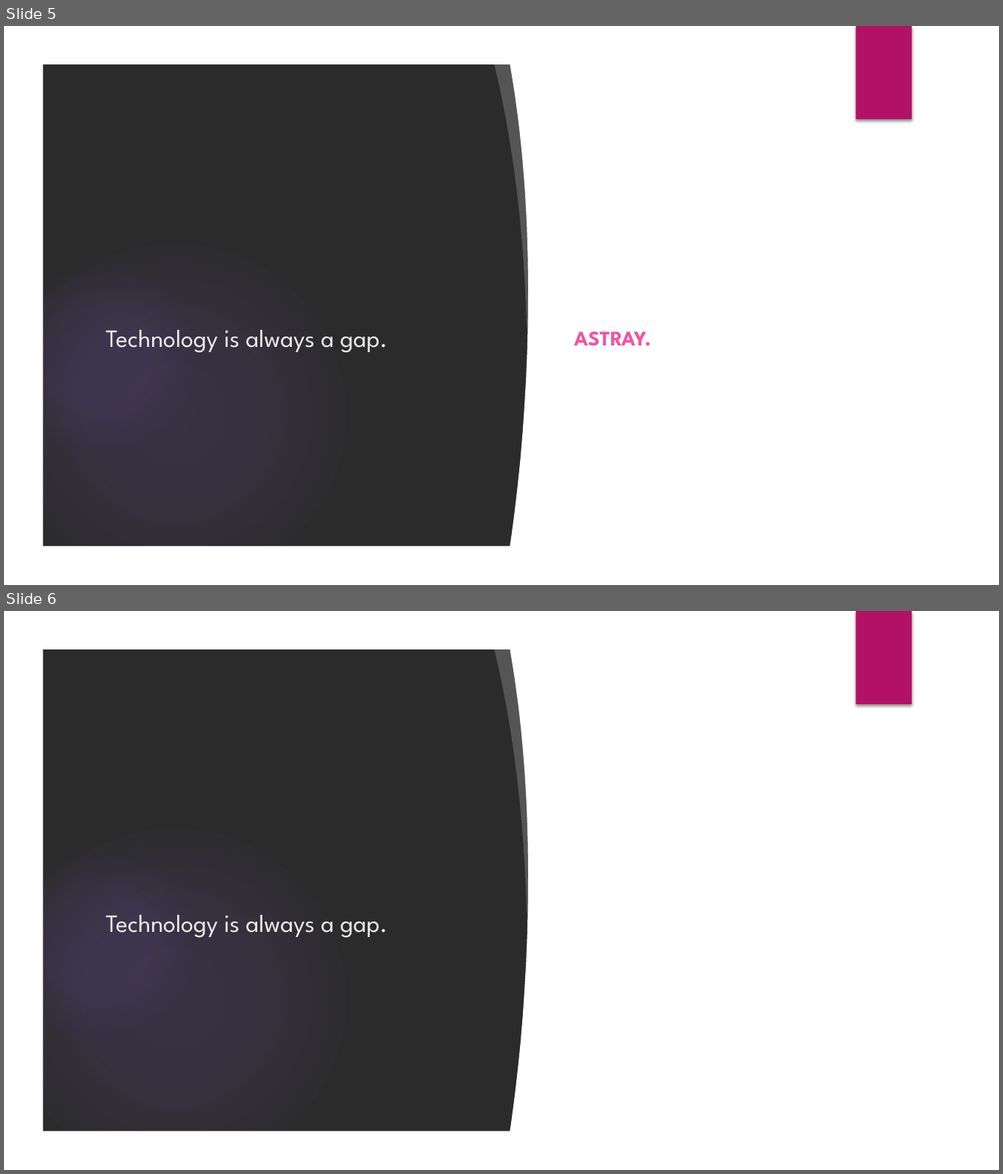
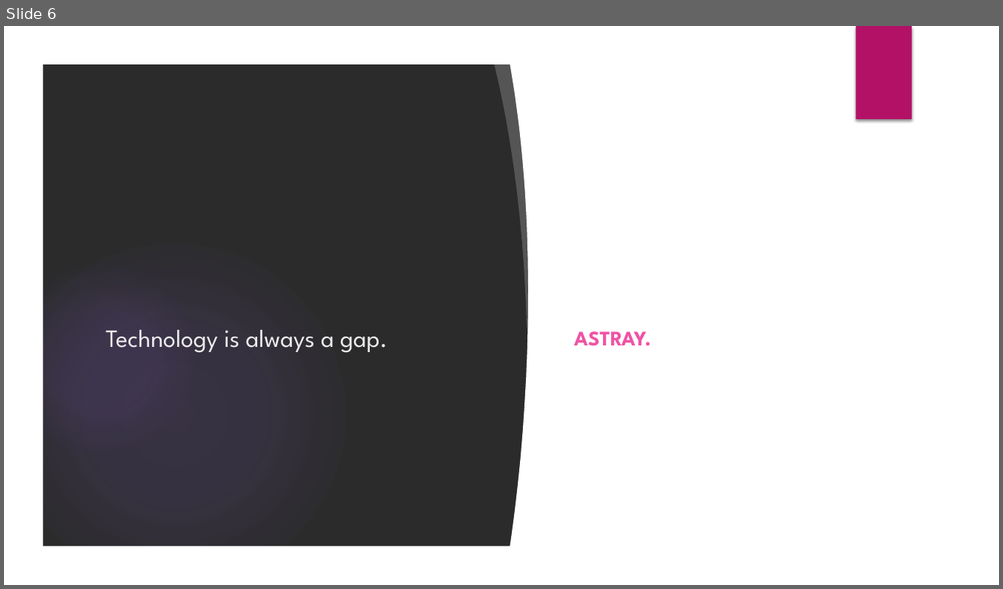
Before and after one commit to accorddeveloper/ASP.NET-MVC-Bootstrapper-Installed-Example, a slide deck: Presentation.pptx. Shown one above the other, each under a label of ours: slides 5 and 6 before the commit, slide 6 after it. The pictures are 1003x1174 and 1003x589 pixels, drawn with LibreOffice and Linux fonts; fonts in the diff are those of the drawing; background and template pictures are left out; a plain dark background stands for a picture behind light text. Boxes give left, top, right and bottom in pixels: in the first picture for what was removed or moved away, otherwise in the second. Text is boxed around its words. In the diff, an @@ line names an element or a change of style, - is before the commit and + after.

```diff
--- a/Presentation.pptx
+++ b/Presentation.pptx
@@ slide 6 removed at bbox=[4, 611, 999, 1170], background picture (left out); not listed: 9 template elements that a slide beside it also shows @@
@@ title removed at bbox=[105, 915, 387, 938] @@
-Technology is always a gap.
@@ what was slide 5 is now slide 6 @@
```
Also in this commit, not shown: 8 slides changed, 11 slides added, 1 other slide removed, 1 other file.
